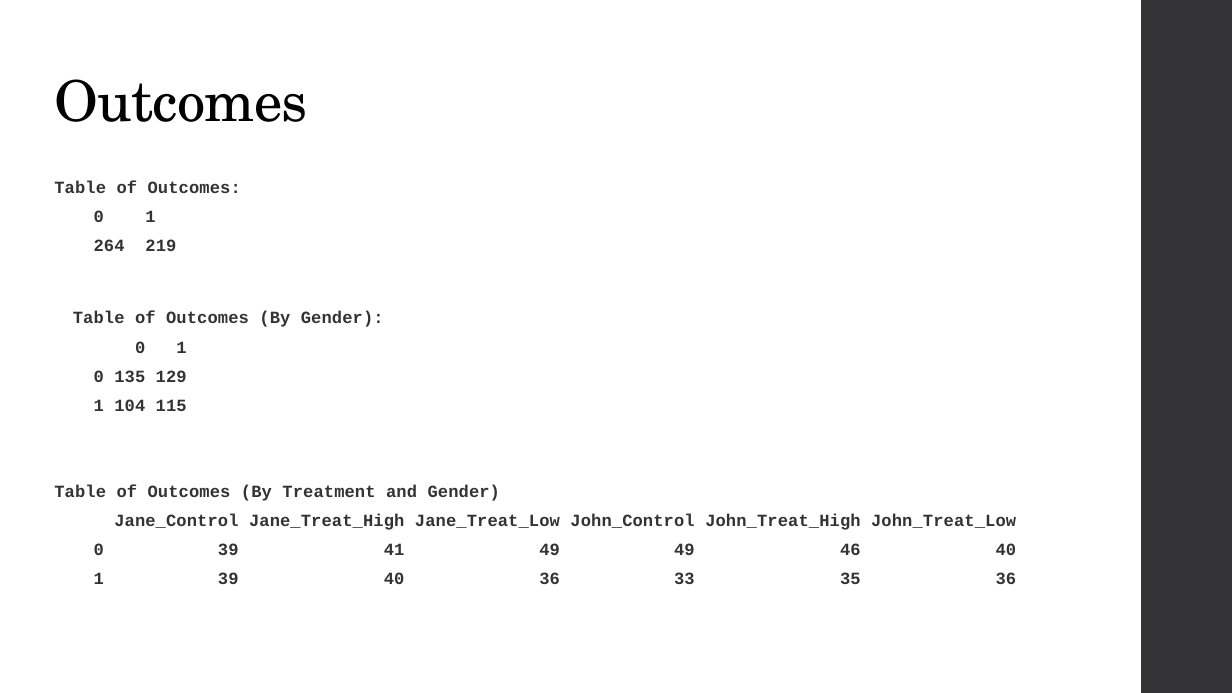
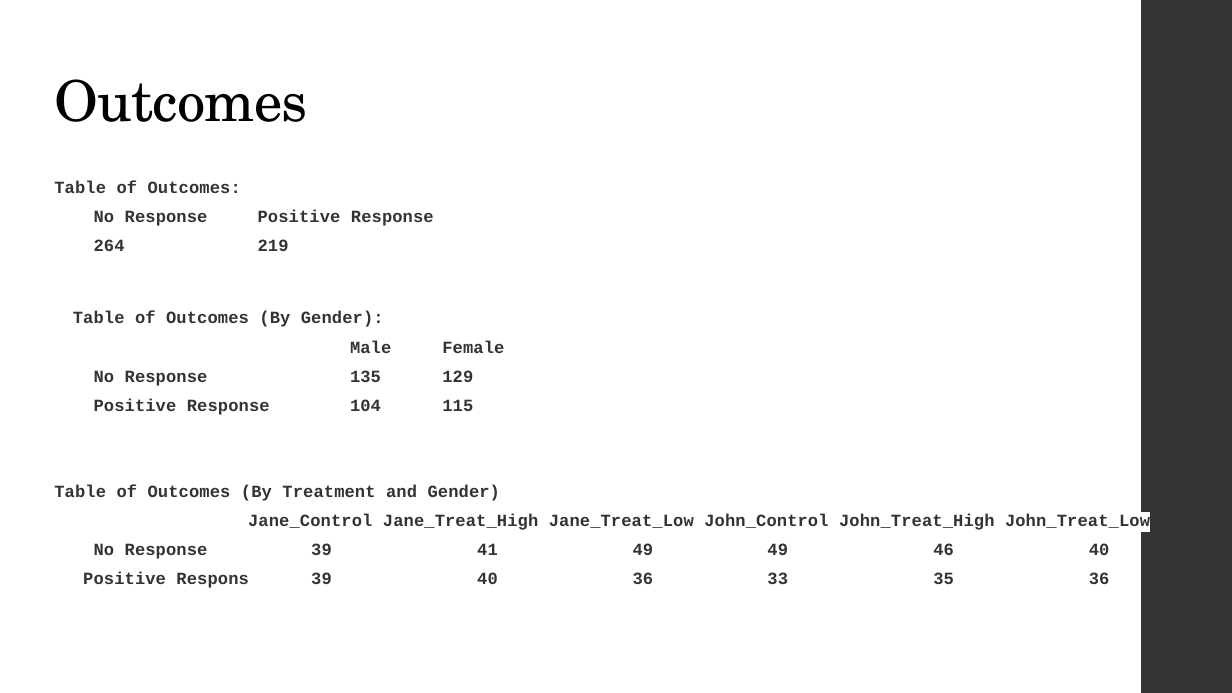
Before and after one commit to ChrisMcPherson/mids-w241-final, a slide deck: slide 7 of Presentation/Basic Data and Analysis.pptx. Drawn at 1232x693 pixels with LibreOffice and Linux fonts; fonts in the diff are those of the drawing. Boxes give left, top, right and bottom in pixels: in the first picture for what was removed or moved away, otherwise in the second. Text is boxed around its words. In the diff, an @@ line names an element or a change of style, - is before the commit and + after.

```diff
--- a/Presentation/Basic Data and Analysis.pptx
+++ b/Presentation/Basic Data and Analysis.pptx
@@ text at [54,180,1150,588]: text changed @@
-Table of Outcomes:
-0 1
-264 219
-Table of Outcomes (By Gender):
-0 1
-0 135 129
-1 104 115
-Table of Outcomes (By Treatment and Gender)
-Jane_Control Jane_Treat_High Jane_Treat_Low John_Control John_Treat_High John_Treat_Low
-0 39 41 49 49 46 40
-1 39 40 36 33 35 36
+Table of Outcomes:
+No Response Positive Response
+264 219
+Table of Outcomes (By Gender):
+Male Female
+No Response 135 129
+Positive Response 104 115
+Table of Outcomes (By Treatment and Gender)
+Jane_Control Jane_Treat_High Jane_Treat_Low John_Control John_Treat_High John_Treat_Low
+No Response 39 41 49 49 46 40
+Positive Respons 39 40 36 33 35 36
```
Also in this commit, not shown: 3 other slides changed.
